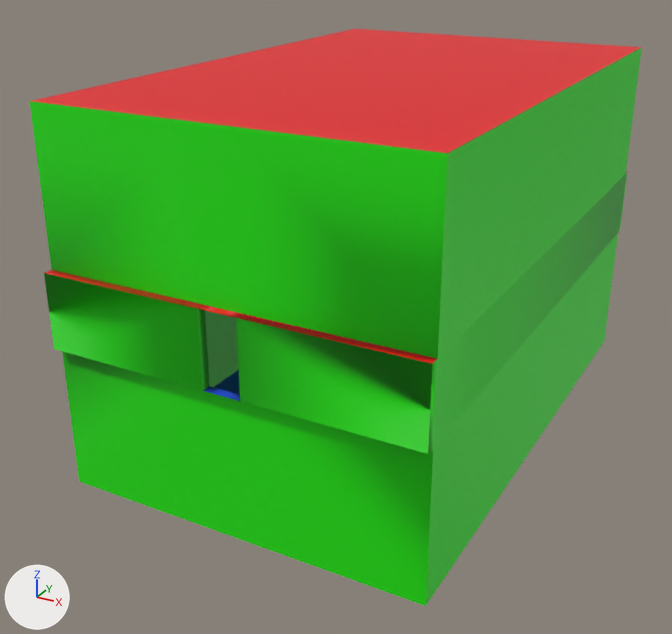
What one commit did to the FBX model SferoTestVR/Assets/Art/Models/Rooms/Tall & Deep/5x8_Room__Deep_and_Tall.fbx.
Camera for both pictures: a 50 mm camera at (638.2, -123.2, 39.7) aimed at (590.9, -37.3, -3.2). The axes (+X, +Y, +Z) are drawn at lower left. The lights are the same throughout. Where no turn or scale is listed for an object, it has been applied to the vertices.

In view in the first picture: '5x8 Room  Deep and Tall'.
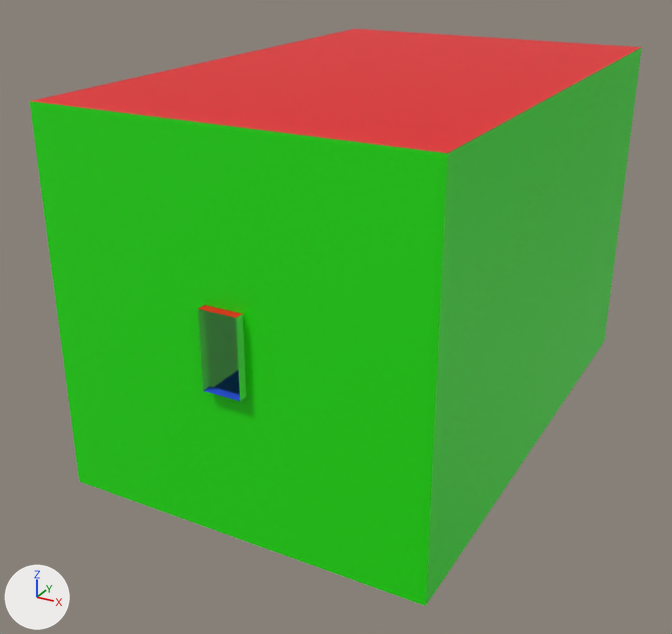
Pixel boxes (x1, y1, x2, y2) of what changed, in the pictures (672 x 634 px):
part 1 of me_cube_006, deleted: before (618, 172, 627, 232)
part 2 of me_cube_006, deleted (green): before (44, 270, 438, 454)

Edits to the bpy script that builds the scene:
```text
Change me_cube_006:
    where me_cube_006.from_pydata(...)  # 60 vertices, 62 faces; spans x -20.0..20.0, y -64.0..0.0, z -16.0..24.0
    used by ob_5x8_room__deep_and_tall; location = (594.0, 0.0, 0.0)
    verts and faces of me_cube_006; kept vertices keep their numbers, new ones are numbered from 60
    before: 0 (20.0, 0.0, 0.0) at pixel (619, 230), 1 (20.0, 0.0, 8.0) at pixel (627, 172), 8 (2.0, 0.0, 0.0), 11 (2.0, 0.0, 8.0), 13 (20.0, -1.0, 0.0) at pixel (618, 232)
    before: 14 (20.0, -1.0, 8.0) at pixel (625, 174), 19 (2.0, -1.0, 8.0), 21 (2.0, -1.0, 0.0), 36 (-20.0, 0.0, 0.0), 37 (-20.0, 0.0, 8.0)
    before: 42 (-2.0, 0.0, 0.0), 43 (-2.0, 0.0, 8.0), 45 (-20.0, -1.0, 0.0), 46 (-20.0, -1.0, 8.0), 49 (-2.0, -1.0, 8.0)
    before: 51 (-2.0, -1.0, 0.0)
    before: 2 (20.0, -64.0, 0.0) at pixel (428, 454), 3 (20.0, -64.0, 8.0) at pixel (432, 363), 5 (2.0, -64.0, 0.0) at pixel (239, 401), 6 (2.0, -64.0, 8.0) at pixel (236, 317), 12 (20.0, -63.0, 0.0) at pixel (433, 448)
    before: 15 (20.0, -63.0, 8.0) at pixel (437, 358), 18 (2.0, -63.0, 8.0) at pixel (242, 313), 20 (2.0, -63.0, 0.0), 38 (-20.0, -64.0, 0.0) at pixel (54, 349), 39 (-20.0, -64.0, 8.0) at pixel (43, 272)
    before: 40 (-2.0, -64.0, 0.0) at pixel (202, 390), 41 (-2.0, -64.0, 8.0) at pixel (197, 308), 44 (-20.0, -63.0, 0.0), 47 (-20.0, -63.0, 8.0) at pixel (51, 269), 48 (-2.0, -63.0, 8.0) at pixel (204, 304)
    before: 50 (-2.0, -63.0, 0.0) at pixel (209, 386)
    me_cube_006 part 1
    add delete_vertices([0, 1, 36, 37])  # with the faces that use them
    me_cube_006 part 2
    add delete_vertices([2, 3, 38, 39])  # with the faces that use them
```
